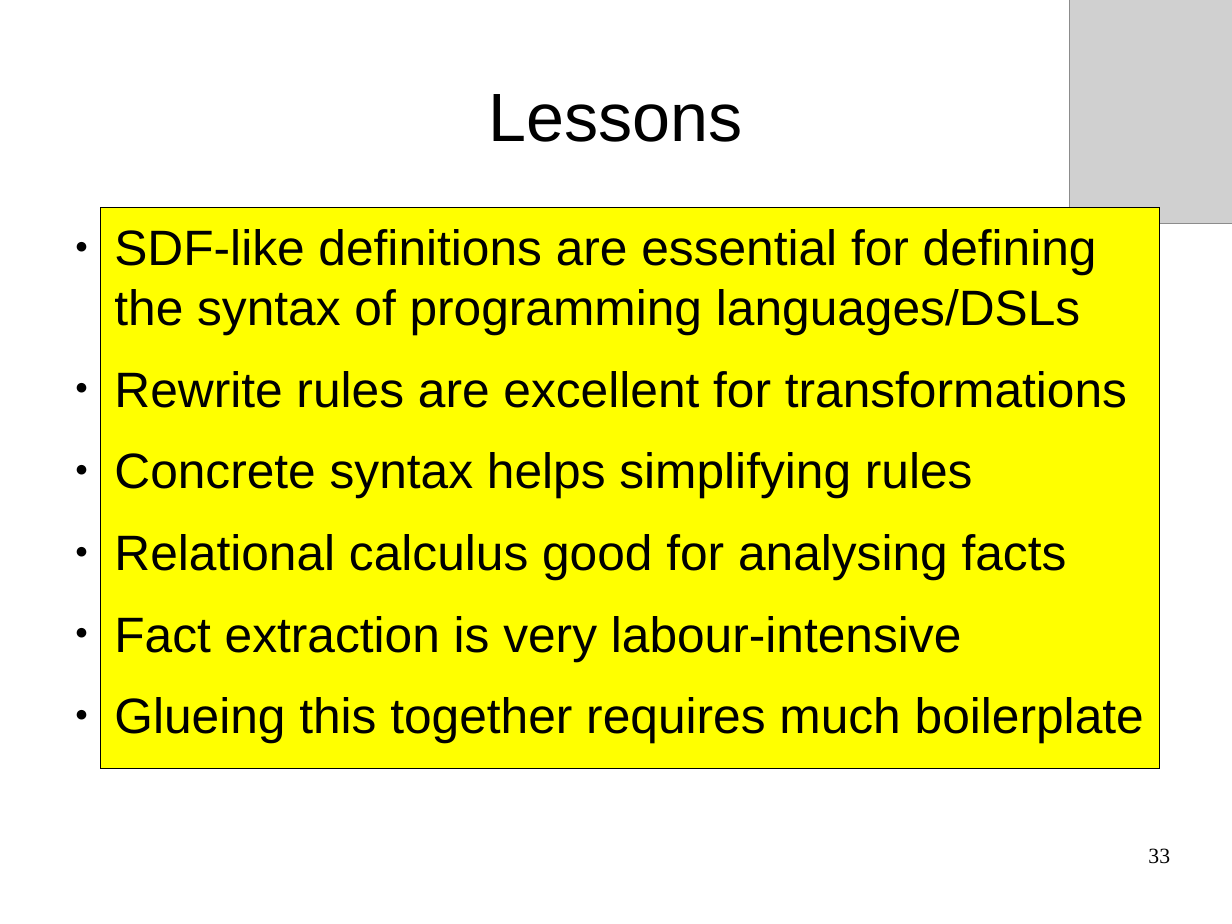
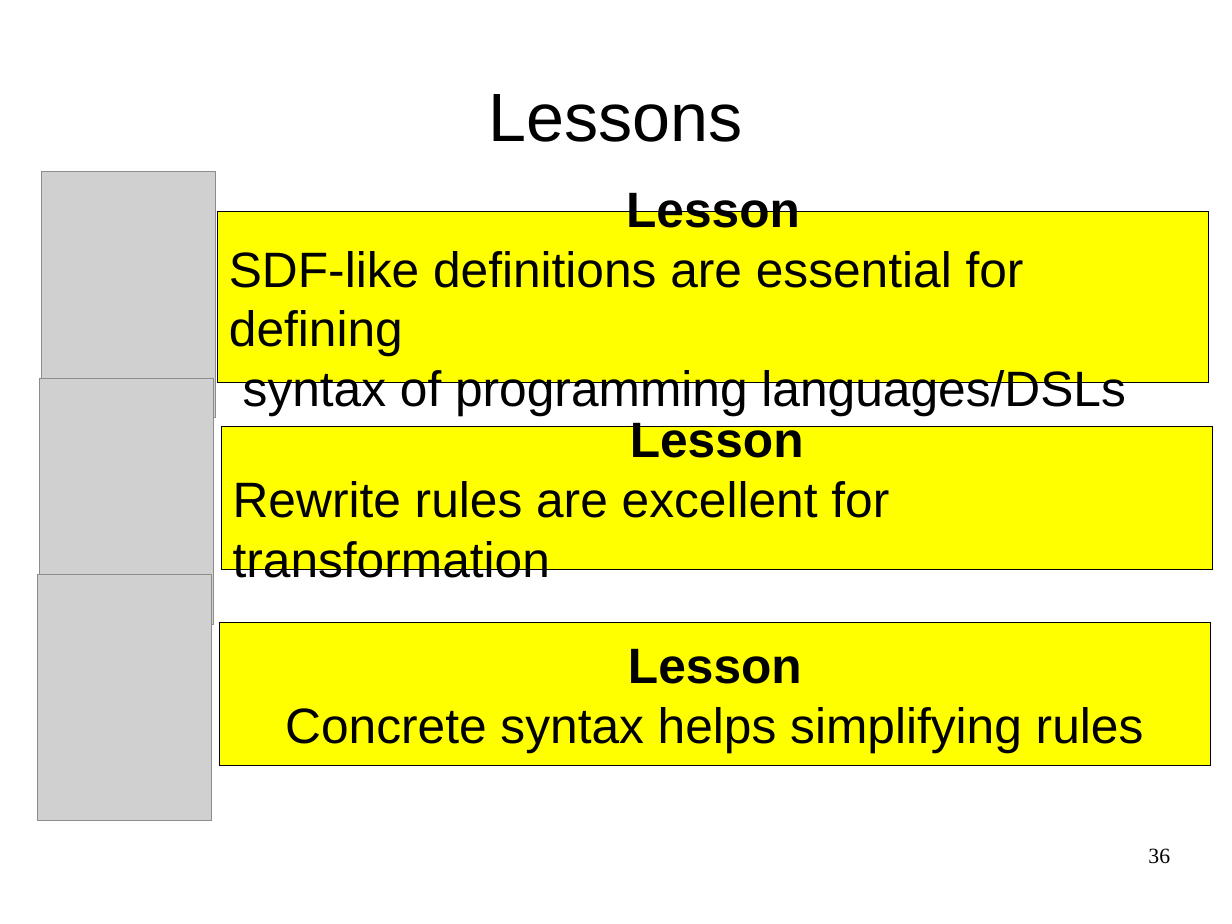
Before and after one commit to cwi-swat/meta-environment, a slide deck: slide 36 of meta-doc/analysis/rascal-slides/rascal-slides.odp (slide 33 before the commit). Drawn at 1232x924 pixels with LibreOffice and Linux fonts; fonts in the diff are those of the drawing; grey boxes stand for pictures; background and template pictures are left out. Boxes give left, top, right and bottom in pixels: in the first picture for what was removed or moved away, otherwise in the second. Text is boxed around its words. In the diff, an @@ line names an element or a change of style, - is before the commit and + after.

Commit message:
Improved slides

```diff
--- a/meta-doc/analysis/rascal-slides/rascal-slides.odp
+++ b/meta-doc/analysis/rascal-slides/rascal-slides.odp
@@ picture: place and size @@
-picture at bbox=[1070, 0, 1232, 224]
+picture at bbox=[41, 172, 216, 418]
@@ rectangle removed at bbox=[101, 207, 1160, 768] @@
@@ text removed at bbox=[114, 229, 1144, 743] @@
-● SDF-like definitions are essential for defining the syntax of programming languages/DSLs
-● Rewrite rules are excellent for transformations
-● Concrete syntax helps simplifying rules
-● Relational calculus good for analysing facts
-● Fact extraction is very labour-intensive
-● Glueing this together requires much boilerplate
@@ rectangle added at bbox=[218, 211, 1209, 382], fill #FFFF00, outline #000000 0 pt, 32 pt, text #000000 @@
+Lesson
+SDF-like definitions are essential for defining
+syntax of programming languages/DSLs
@@ picture added at bbox=[40, 379, 215, 625] @@
@@ rectangle added at bbox=[221, 426, 1212, 569], fill #FFFF00, outline #000000 0 pt, 32 pt, text #000000 @@
+Lesson
+Rewrite rules are excellent for transformation
@@ picture added at bbox=[38, 575, 212, 821] @@
@@ rectangle added at bbox=[220, 623, 1211, 766], fill #FFFF00, outline #000000 0 pt, 32 pt, text #000000 @@
+Lesson
+Concrete syntax helps simplifying rules
@@ page number at bbox=[1148, 848, 1170, 864]: text changed @@
-33
+36
```
Also in this commit, not shown: 12 other slides changed, 8 slides added, 1 other file.
